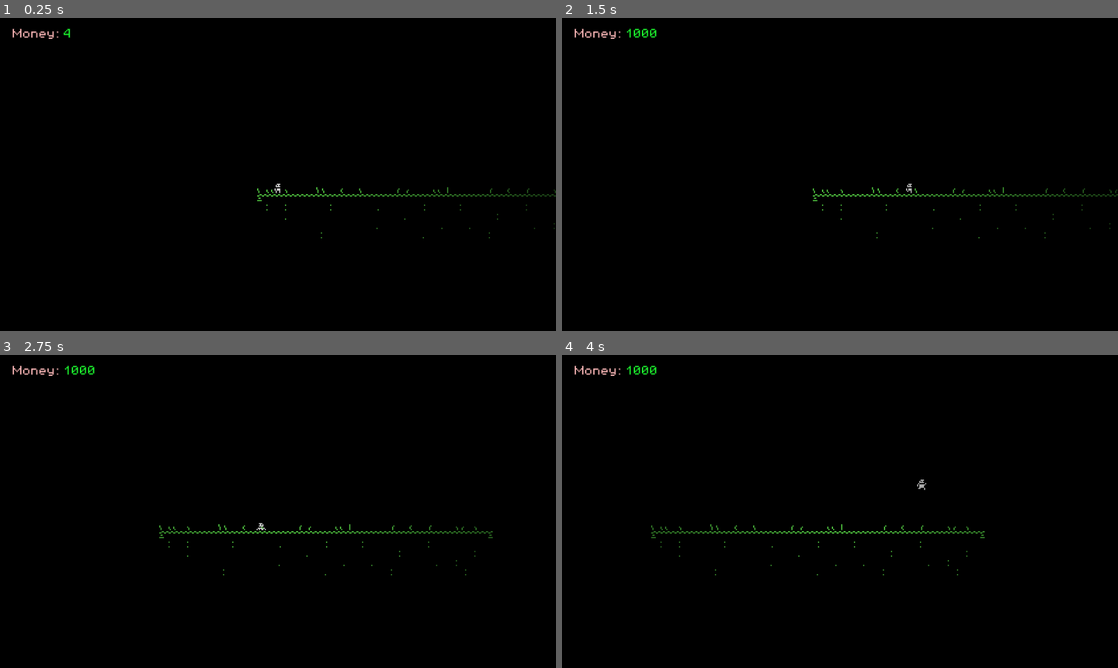
Above: before the commit, frames 1-4 (two rows, left to right).
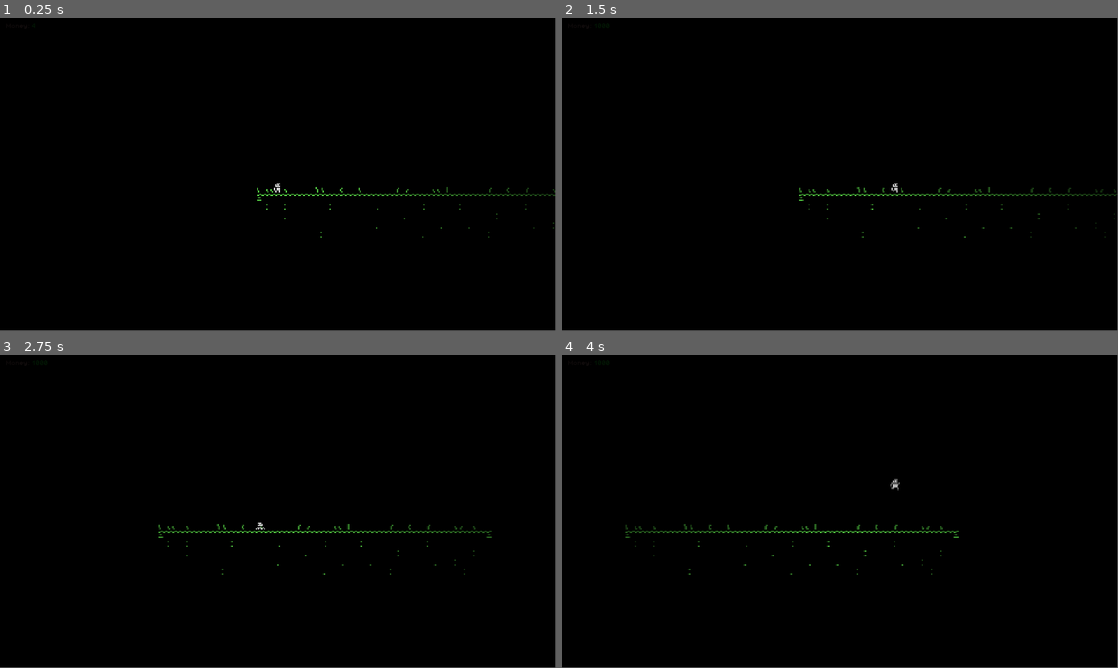
Above: after the commit, the same moments.

Repository: garf/godot-2d-game-template
Game: Godot game, scene res://game/main.tscn
Same seed, same stepped clock (60 frames per second), same inputs: the game is played once before the commit and once after it.
Inputs:
- Up to frame 1 (0.25 s): no input
- Up to frame 2 (1.5 s): tap Enter at 0.5 s; hold Ctrl (crouch) 0.53-1.28 s; hold D (walk_right) from 0.53 s (still down); tap Space (jump) at 0.77 s; tap Ctrl (crouch) at 1.35 s
- Up to frame 3 (2.75 s): tap Space (jump) at 1.52 s; release D (walk_right) at 2.03 s; hold A (walk_left) from 2.03 s (still down); hold Ctrl (crouch) from 2.03 s (still down)
- Up to frame 4 (4 s): release A (walk_left) at 2.78 s; release Ctrl (crouch) at 2.78 s; hold D (walk_right) from 2.78 s (still down); tap Ctrl (crouch) at 2.85 s; tap Space (jump) at 3.02, 3.77 s; hold Ctrl (crouch) from 3.53 s (still down)
In our replay, the window is 800x450 before the commit and 799x449 after it. These sizes can differ from the game's own. Grey fills any space a smaller window leaves; there, only what the larger window draws over its background counts as a difference.

The runs differ from the first frame. In frame 1, 0.6% of the frame differs, in the area x 2-100%, y 1-71%; in frame 2, 0.8%; in frame 3, 0.8%; in frame 4, 1.0%, in the area x 2-77%, y 1-71%.

Commit message:
feat: fix pixel jittering

Diff:
--- a/game/entities/characters/player/player.tscn
+++ b/game/entities/characters/player/player.tscn
@@ -162,7 +162,6 @@
 shape = SubResource("CircleShape2D_gmir5")
 
 [node name="Camera2D" type="Camera2D" parent="." unique_id=2032190179]
-zoom = Vector2(2, 2)
-position_smoothing_enabled = true
 drag_horizontal_enabled = true
 drag_vertical_enabled = true
+process_callback = 0
--- a/game/main.gd
+++ b/game/main.gd
@@ -1,7 +1,15 @@
 class_name Main extends Node
+
+const GAME_VIEWPORT_SIZE: Vector2i = Vector2i(480, 270)
+
+@onready var _pixel_viewport_container: SubViewportContainer = %PixelViewportContainer
 
 
 func _ready() -> void:
+	_pixel_viewport_container.stretch = true
+	_update_pixel_viewport_layout()
+	get_viewport().size_changed.connect(_update_pixel_viewport_layout)
+
 	load_game_view()
 
 
@@ -12,3 +20,15 @@
 func _process(_delta: float) -> void:
 	if Input.is_action_just_pressed(&'ui_cancel'):
 		get_tree().quit()
+
+
+func _update_pixel_viewport_layout() -> void:
+	var available_size: Vector2 = get_viewport().get_visible_rect().size
+	var scale_x: int = floori(available_size.x / float(GAME_VIEWPORT_SIZE.x))
+	var scale_y: int = floori(available_size.y / float(GAME_VIEWPORT_SIZE.y))
+	var viewport_scale: int = maxi(1, mini(scale_x, scale_y))
+	var presentation_size: Vector2 = Vector2(GAME_VIEWPORT_SIZE * viewport_scale)
+
+	_pixel_viewport_container.size = presentation_size
+	_pixel_viewport_container.position = ((available_size - presentation_size) * 0.5).floor()
+	_pixel_viewport_container.stretch_shrink = viewport_scale
--- a/game/main.tscn
+++ b/game/main.tscn
@@ -3,6 +3,7 @@
 [ext_resource type="Script" uid="uid://bq574spehhwbs" path="res://game/main.gd" id="1_oa506"]
 [ext_resource type="Script" uid="uid://dlbp4gq0fear1" path="res://helpers/view_loader/view_loader.gd" id="2_emt18"]
 [ext_resource type="Shader" uid="uid://c74rymj5uqwkw" path="res://shaders/vignette.gdshader" id="2_xtpaf"]
+[ext_resource type="PackedScene" uid="uid://bvhq6von37ev5" path="res://ui/hud/hud.tscn" id="3_hud"]
 
 [sub_resource type="ShaderMaterial" id="ShaderMaterial_emt18"]
 shader = ExtResource("2_xtpaf")
@@ -12,9 +13,28 @@
 [node name="Main" type="Node" unique_id=577680494]
 script = ExtResource("1_oa506")
 
+[node name="PixelViewportContainer" type="SubViewportContainer" parent="." unique_id=1127261833]
+unique_name_in_owner = true
+offset_right = 1920.0
+offset_bottom = 1080.0
+stretch = true
+stretch_shrink = 4
+
+[node name="WorldViewport" type="SubViewport" parent="PixelViewportContainer" unique_id=1136884389]
+unique_name_in_owner = true
+handle_input_locally = false
+size = Vector2i(480, 270)
+render_target_update_mode = 4
+
+[node name="WorldRoot" type="Node2D" parent="PixelViewportContainer/WorldViewport" unique_id=250654311]
+unique_name_in_owner = true
+
 [node name="ViewLoader" type="Node" parent="." unique_id=1876453109]
 unique_name_in_owner = true
 script = ExtResource("2_emt18")
+content_parent_path = NodePath("../PixelViewportContainer/WorldViewport/WorldRoot")
+
+[node name="HUD" parent="." unique_id=937081481 instance=ExtResource("3_hud")]
 
 [node name="PostProcessing" type="CanvasLayer" parent="." unique_id=128169698]
 
--- a/game/views/game_view/game_view.tscn
+++ b/game/views/game_view/game_view.tscn
@@ -2,7 +2,6 @@
 
 [ext_resource type="Script" uid="uid://78eyodqyonsj" path="res://game/views/game_view/game_view.gd" id="1_ao17y"]
 [ext_resource type="Script" uid="uid://dfxftthagl1ry" path="res://game/managers/wallet_manager.gd" id="2_4oif3"]
-[ext_resource type="PackedScene" uid="uid://bvhq6von37ev5" path="res://ui/hud/hud.tscn" id="3_b8ey2"]
 [ext_resource type="TileSet" uid="uid://boniaau7ima42" path="res://game/tilesets/forest_tileset.tres" id="4_4oif3"]
 [ext_resource type="PackedScene" uid="uid://ck5uni5kjq72" path="res://game/entities/characters/player/player.tscn" id="5_oa5ip"]
 
@@ -14,8 +13,6 @@
 [node name="WalletManager" type="Node" parent="Managers" unique_id=1567270735]
 script = ExtResource("2_4oif3")
 
-[node name="HUD" parent="." unique_id=937081481 instance=ExtResource("3_b8ey2")]
-
 [node name="ForestMap" type="TileMapLayer" parent="." unique_id=1169977204]
 tile_map_data = PackedByteArray("AAAFAA8AAAAAAAAAAAAGAA8AAAAAAAAAAAAHAA8AAAAAAAAAAAAIAA8AAAAAAAAAAAAJAA8AAAAAAAAAAAAKAA …(1072 unchanged characters)…
 tile_set = ExtResource("4_4oif3")
--- a/globals/events.gd
+++ b/globals/events.gd
@@ -3,6 +3,7 @@
 @warning_ignore_start('unused_signal')
 
 signal VIEW_load_view(view: ViewDb.Keys)
+signal VIEW_view_loaded(view: ViewDb.Keys)
 signal VIEW_show_loading_view(percentage: float)
 signal VIEW_show_loading_text(text: String)
 signal VIEW_hide_loading_view
--- a/helpers/view_loader/view_loader.gd
+++ b/helpers/view_loader/view_loader.gd
@@ -1,9 +1,13 @@
 class_name ViewLoader extends Node
+
+@export var content_parent_path: NodePath = NodePath(".")
 
 var loading_view: LoadingView = null
 
 var _is_loading: bool = true : set = set_is_loading
 var next_scene_path: String = ''
+var next_view: ViewDb.Keys = ViewDb.Keys.LOADING
+var _content_parent: Node = null
 
 func _enter_tree() -> void:
 	Events.VIEW_load_view.connect(load_view)
@@ -13,7 +17,11 @@
 
 
 func _ready() -> void:
-	var loading_scene = ViewDb.get_view_scene(ViewDb.Keys.LOADING)
+	_content_parent = get_node_or_null(content_parent_path)
+	if _content_parent == null:
+		_content_parent = self
+
+	var loading_scene: PackedScene = ViewDb.get_view_scene(ViewDb.Keys.LOADING)
 	loading_view = loading_scene.instantiate()
 	add_child(loading_view)
 	loading_view.set_loading_percentage(0.0)
@@ -23,28 +31,30 @@
 	if !_is_loading:
 		return
 
-	var progress = []
-	var status := ResourceLoader.load_threaded_get_status(next_scene_path, progress)
+	var progress: Array[float] = []
+	var status: int = ResourceLoader.load_threaded_get_status(next_scene_path, progress)
 	loading_view.set_loading_percentage(progress[0])
 
-	if status == 3:
+	if status == ResourceLoader.THREAD_LOAD_LOADED:
 		var new_scene: PackedScene = ResourceLoader.load_threaded_get(next_scene_path)
-		var new_scene_instance = new_scene.instantiate()
-		add_child(new_scene_instance)
+		var new_scene_instance: Node = new_scene.instantiate()
+		_content_parent.add_child(new_scene_instance)
 		_is_loading = false
+		Events.VIEW_view_loaded.emit(next_view)
 
 
 func load_view(view: ViewDb.Keys) -> void:
 	_unload_current_view()
 	loading_view.set_loading_percentage(0.0)
 
+	next_view = view
 	next_scene_path = ViewDb.get_view_scene_path(view)
 	ResourceLoader.load_threaded_request(next_scene_path)
 	_is_loading = true
 
 
 func _unload_current_view() -> void:
-	for child in get_children():
+	for child in _content_parent.get_children():
 		# Skip loading view node
 		if child is not LoadingView:
 			child.queue_free()
--- a/project.godot
+++ b/project.godot
@@ -26,11 +26,11 @@
 
 [display]
 
-window/size/viewport_width=960
-window/size/viewport_height=540
+window/size/viewport_width=1920
+window/size/viewport_height=1080
 window/size/mode=4
 window/size/initial_position_type=3
-window/stretch/mode="canvas_items"
+window/stretch/mode="disabled"
 window/stretch/aspect="keep_height"
 window/stretch/scale_mode="integer"
 
@@ -82,5 +82,7 @@
 
 [rendering]
 
+2d/snap/snap_2d_transforms_to_pixel=true
+2d/snap/snap_2d_vertices_to_pixel=true
 textures/canvas_textures/default_texture_filter=0
 environment/defaults/default_clear_color=Color(0, 0, 0, 1)
--- a/ui/hud/hud.gd
+++ b/ui/hud/hud.gd
@@ -5,8 +5,20 @@
 
 func _enter_tree() -> void:
 	Events.WALLET_money_changed.connect(_on_money_changed)
+	Events.VIEW_view_loaded.connect(_on_view_loaded)
 
-func _ready() -> void:
+
+func _exit_tree() -> void:
+	if Events.WALLET_money_changed.is_connected(_on_money_changed):
+		Events.WALLET_money_changed.disconnect(_on_money_changed)
+	if Events.VIEW_view_loaded.is_connected(_on_view_loaded):
+		Events.VIEW_view_loaded.disconnect(_on_view_loaded)
+
+
+func _on_view_loaded(view: ViewDb.Keys) -> void:
+	if view != ViewDb.Keys.GAME:
+		return
+
 	Events.WALLET_sync_requested.emit()
 
 
Not shown, changed: AGENTS.md
